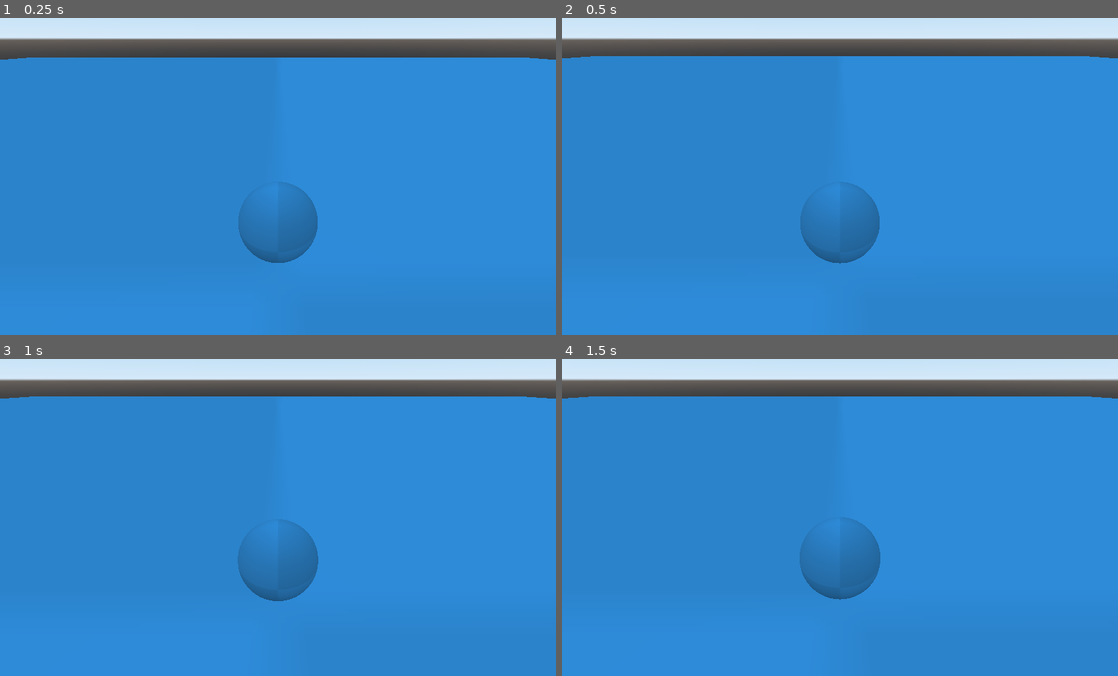
Above: before the commit, frames 1-4 (two rows, left to right).
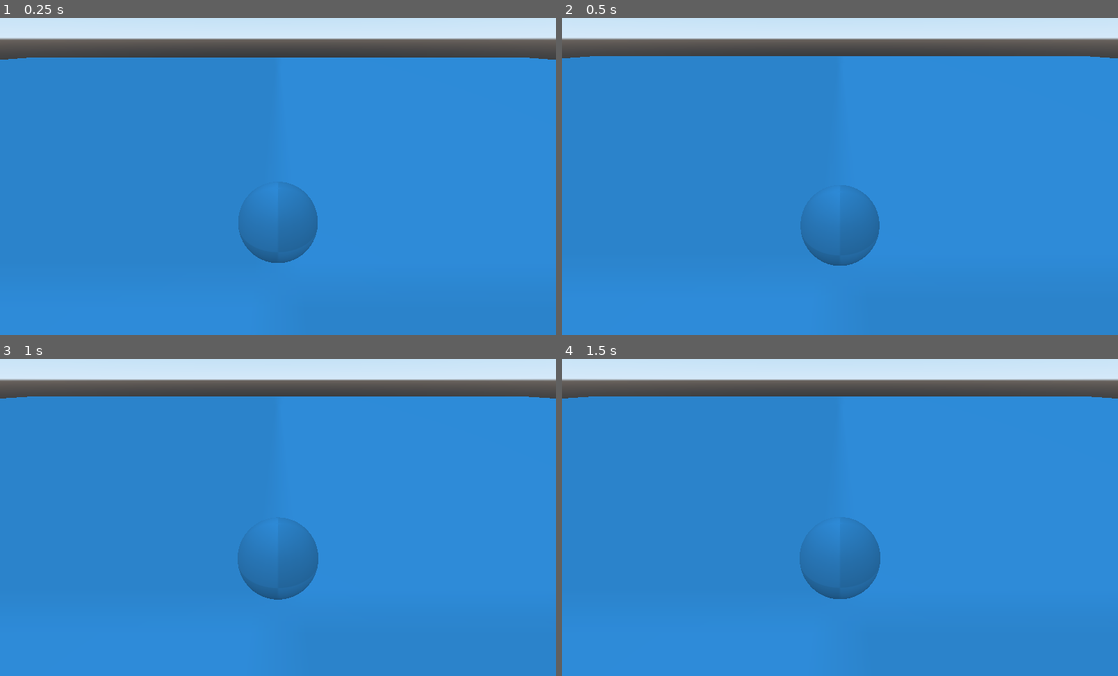
Above: after the commit, the same moments.

Repository: seasick/wgj-snowball
Game: Godot game, scene res://Playground.tscn
Same seed, same stepped clock (60 frames per second), same inputs: the game is played once before the commit and once after it.
Inputs:
- Up to frame 1 (0.25 s): no input
- Up to frame 2 (0.5 s): no input
- Up to frame 3 (1 s): hold D (right) from 0.53 s (still down)
- Up to frame 4 (1.5 s): tap Enter at 1.25 s; release D (right) at 1.28 s; hold S (back) from 1.28 s (still down)

Frame 1 is identical in both runs. In frame 2, 0.2% of the frame differs, in the area x 1-99%, y 12-79%; in frame 3, 0.1%; in frame 4, less than 0.1%.

Commit message:
feat: improve ball physics

Diff:
--- a/Ball.tscn
+++ b/Ball.tscn
@@ -4,9 +4,9 @@
 [ext_resource path="res://background_blue.png" type="Texture" id=2]
 
 [sub_resource type="PhysicsMaterial" id=3]
-friction = 4.0
+friction = 10.0
 rough = true
-bounce = 0.5
+bounce = 0.05
 
 [sub_resource type="SphereMesh" id=1]
 
@@ -16,6 +16,7 @@
 [sub_resource type="SphereShape" id=2]
 
 [node name="Ball" type="RigidBody"]
+mass = 34.95
 physics_material_override = SubResource( 3 )
 contacts_reported = 153
 contact_monitor = true
